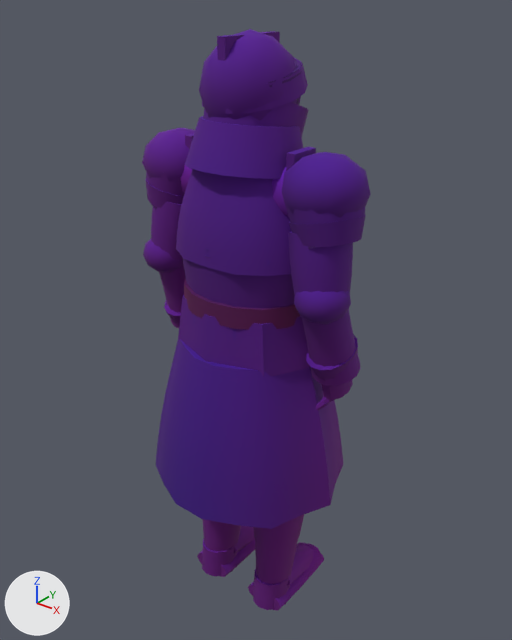
One commit to the glTF model assets/kit/skel_ward.glb: the scene before it, then after it.
One viewpoint serves both versions: a camera (50 mm lens) standing at (1.17, -1.43, 1.889) and looking at (-0.011, 0.047, 0.974). Arrows for +X, +Y and +Z are at lower left; the lights stay in place. The picture after the commit comes second. Vertices at exactly the same position are counted once.

Objects in the first picture: 'ward'.
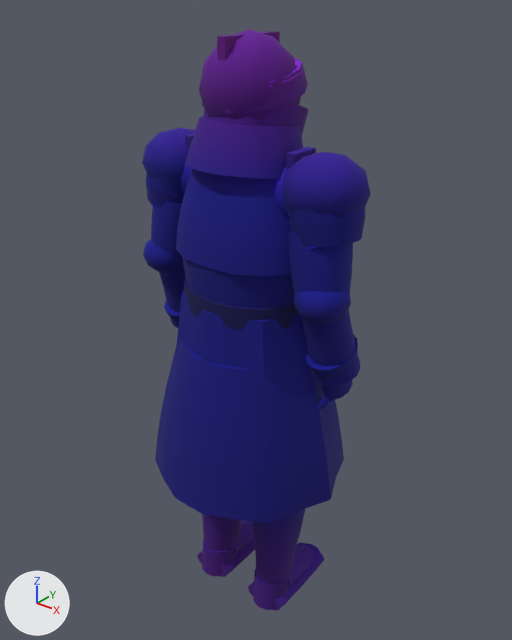
Pixel boxes (x1, y1, x2, y2) of what changed, in the pictures (512 x 640 px; the box of a moved part takes in the faces that stretch with it):
part 1 of me_ward, moved or reshaped
    before: (161, 295, 332, 469)
    after: (161, 291, 332, 466)
part 2 of me_ward, recoloured
    both: (142, 36, 371, 611)
part 3 of me_ward, recoloured
    before: (193, 248, 236, 341)
    after: (205, 248, 211, 253)
part 4 of me_ward, recoloured
    both: (156, 238, 343, 523)
part 5 of me_ward, recoloured
    both: (152, 58, 316, 249)

Edits to the bpy script that builds the scene:
```text
Add mat_m_steel:
    mat_m_steel = bpy.data.materials.new('M_steel')
    # nodes: BsdfPrincipled, Mix, OutputMaterial, VertexColor
    # colours: light grey #ced3da, mixed with the vertex colours
Add mat_m_robe:
    mat_m_robe = bpy.data.materials.new('M_robe')
    # nodes: BsdfPrincipled, Mix, OutputMaterial, VertexColor
    # colours: grey #848690, mixed with the vertex colours
Add mat_m_wax:
    mat_m_wax = bpy.data.materials.new('M_wax')
    # nodes: BsdfPrincipled, Mix, OutputMaterial, VertexColor
    # colours: white #f1ecdd, mixed with the vertex colours
Change me_ward:
    used by ob_ward; location = (0.0, 0.0, 0.0)
    remove me_ward.from_pydata(...)  # 4636 vertices, 8784 faces; spans x -0.35..0.35, y -0.28..0.28, z 0.0..1.77
    add me_ward.from_pydata(...)  # 4652 vertices, 8816 faces; spans x -0.35..0.35, y -0.28..0.28, z 0.0..1.77
    me_ward part 1
    8 vertices are removed from x -0.19..0.19, y -0.13..0.13, z 0.92
    34 faces are deleted
    54 vertices in x -0.31..0.31, y -0.28..0.28, z 0.48..0.66 move by (0.0, 0.0, 0.02)
    6 vertices in x -0.07..0.07, y -0.17..0.17, z 1.07 move by (0.0, 0.0, 0.01)
    5 vertices in x -0.2..-0.14, y -0.12..0.12, z 1.07 move by (-0.01, 0.0, 0.01)
    5 vertices in x 0.14..0.2, y -0.12..0.12, z 1.07 move by (0.01, 0.0, 0.01)
    18 vertices move within x -0.26..0.26, y -0.24..0.24, z 0.76
    24 vertices are added at x -0.24..0.24, y -0.2..0.2, z 0.86..0.92
    66 new faces join them, mat_m_plate_dark
    me_ward part 2: 8624 kept faces spanning x -0.35..0.35, y -0.28..0.28, z 0.0..1.77 get new vertex colours
    me_ward part 3: 344 faces spanning x -0.21..0.21, y -0.17..0.17, z 0.9..1.26 switch from mat_m_wraith to mat_m_chainmail
    me_ward part 4: 400 faces spanning x -0.31..0.31, y -0.28..0.28, z 0.5..1.45 switch from mat_m_wraith to mat_m_robe
    me_ward part 5: 156 faces spanning x -0.34..0.34, y -0.11..0.16, z 1.25..1.7 switch from mat_m_iron to mat_m_steel
    other edits to the shape of me_ward do not show in these pictures
    add me_ward.materials.append(mat_m_wax)
```
